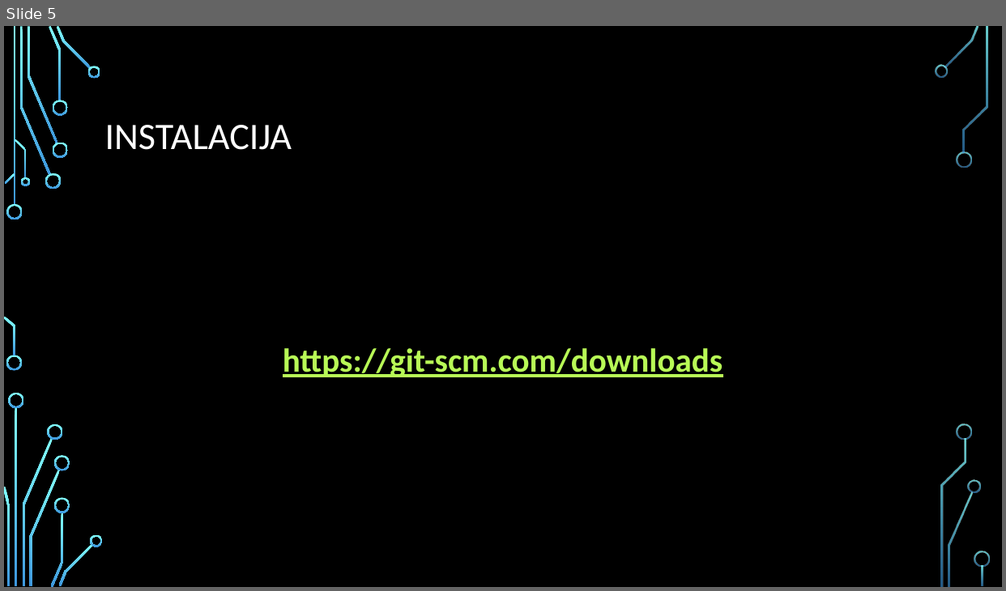
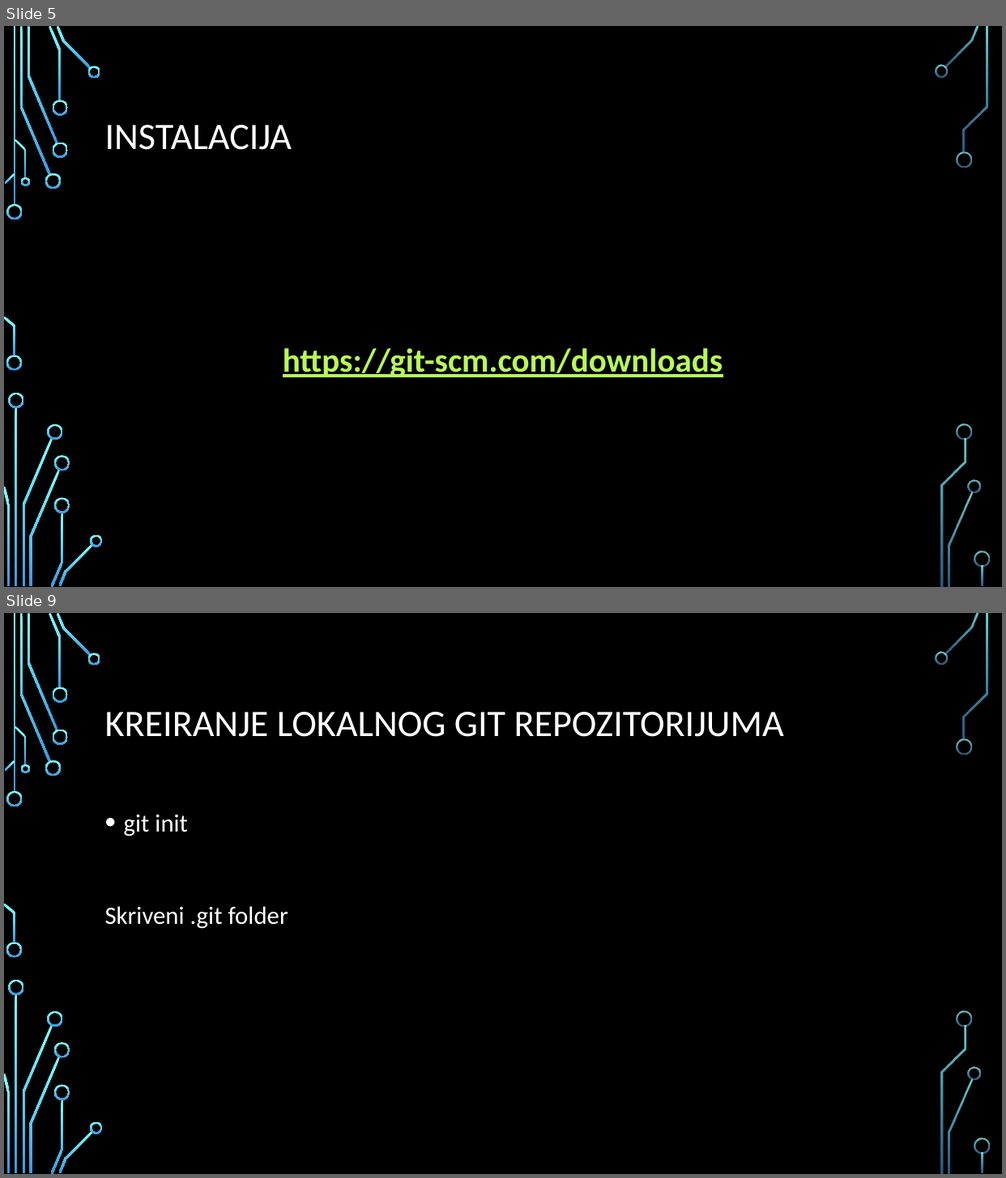
Before and after one commit to MihajloMilojevic/Sekcija, a slide deck: Git i github.pptx. Shown one above the other, each under a label of ours: slide 5 before the commit, slides 5 and 9 after it; the slides between them are not shown. The pictures are 1006x591 and 1006x1178 pixels, drawn with LibreOffice and Linux fonts; fonts in the diff are those of the drawing; background and template pictures are left out. Boxes give left, top, right and bottom in pixels: in the first picture for what was removed or moved away, otherwise in the second. Text is boxed around its words. In the diff, an @@ line names an element or a change of style, - is before the commit and + after.

```diff
--- a/Git i github.pptx
+++ b/Git i github.pptx
@@ slide 9 added at (4, 613, 1002, 1174), background picture (left out); not listed: 36 template elements that a slide beside it also shows @@
@@ title added at (105, 712, 784, 737), 36 pt, text #FFFFFF @@
+KREIRANJE LOKALNOG GIT REPOZITORIJUMA
@@ text added at (105, 815, 288, 929), 24 pt, text #FFFFFF @@
+• git init
+Skriveni .git folder
```
Also in this commit, not shown: 25 other slides added.
